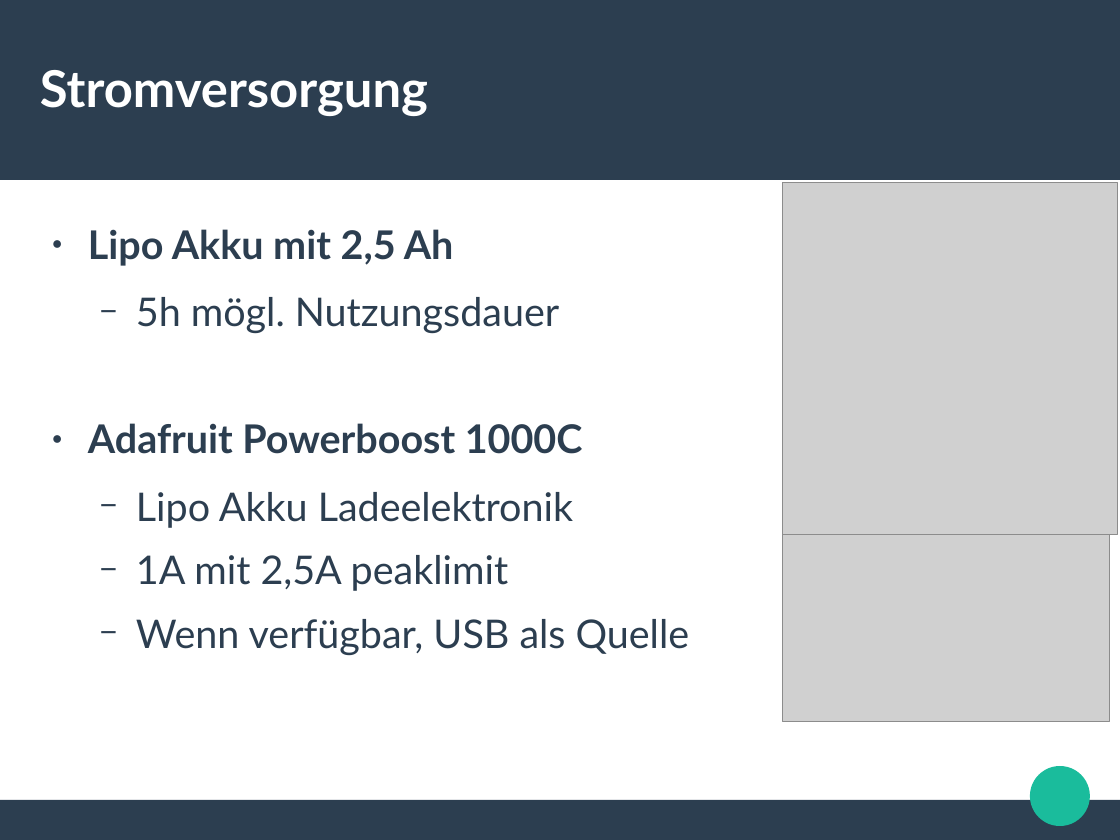
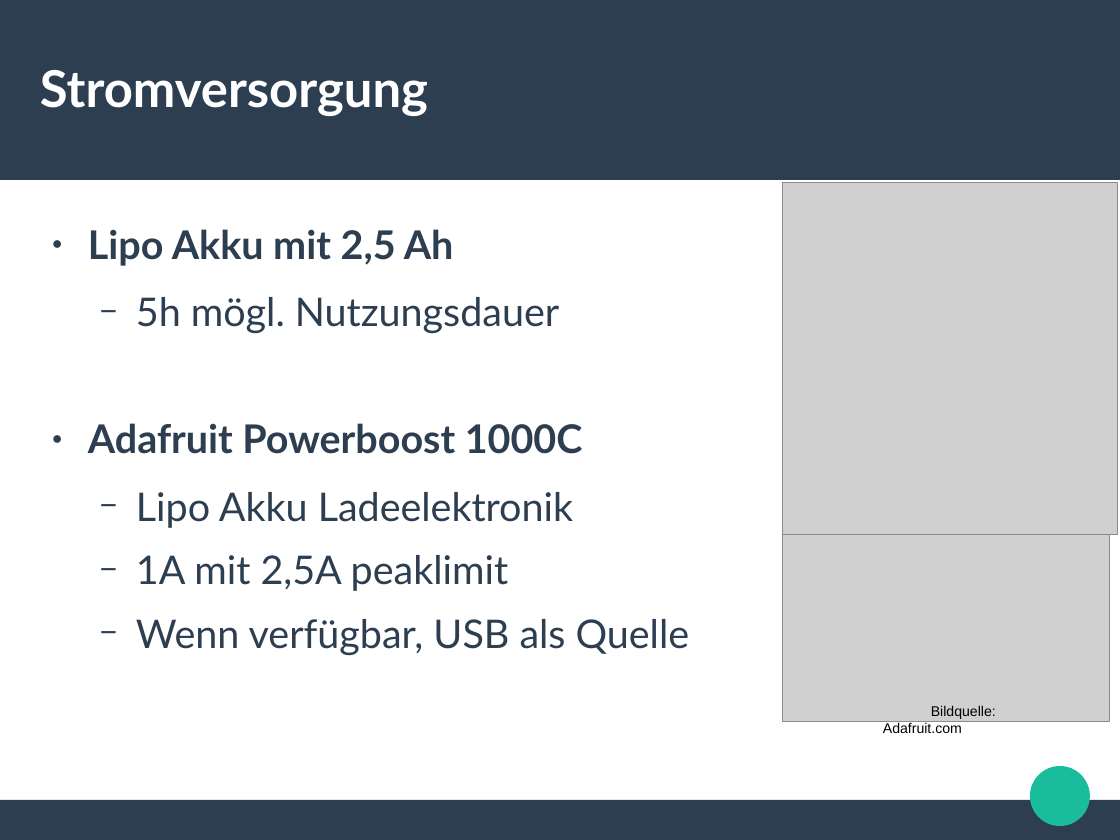
Before and after one commit to ookk2011/GrGsm-Gui, a slide deck: slide 9 of Präsentation_Projektarbeit.odp. Drawn at 1120x840 pixels with LibreOffice and Linux fonts; fonts in the diff are those of the drawing; grey boxes stand for pictures. Boxes give left, top, right and bottom in pixels: in the first picture for what was removed or moved away, otherwise in the second. Text is boxed around its words. In the diff, an @@ line names an element or a change of style, - is before the commit and + after.

```diff
--- a/Präsentation_Projektarbeit.odp
+++ b/Präsentation_Projektarbeit.odp
@@ text added at <box>883,705,996,733</box>, 10 pt, text #000000 @@
+Bildquelle: Adafruit.com
```
Also in this commit, not shown: 2 other slides changed.
